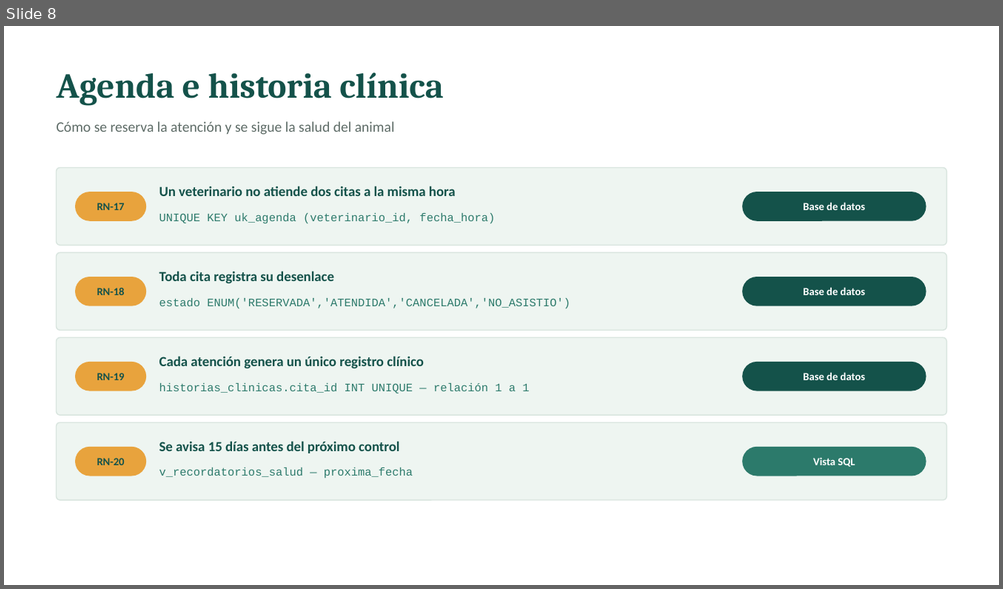
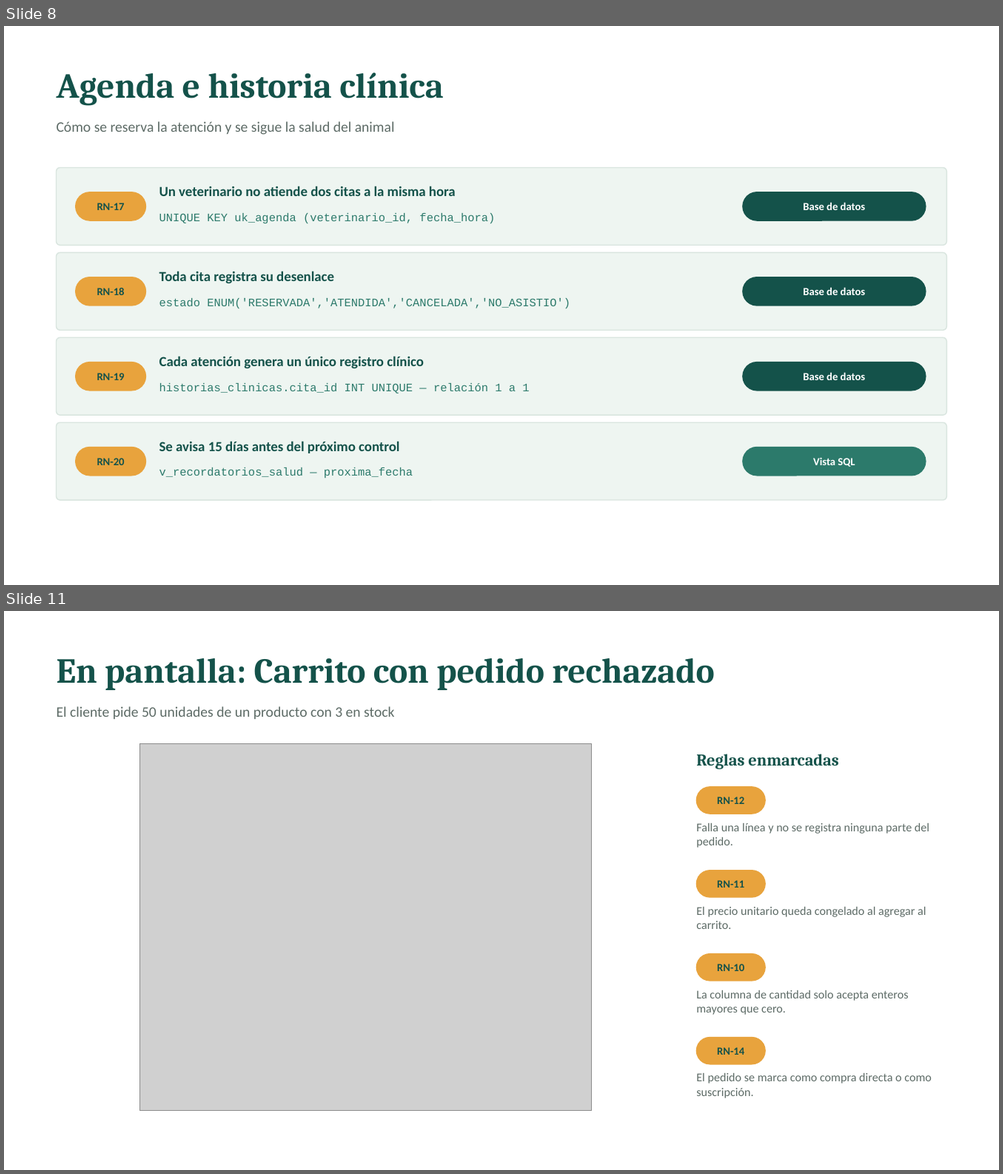
Before and after one commit to BrahamsCode/VetPetSurco, a slide deck: docs/presentacion/ReglasDeNegocio_VetPetConnect.pptx. Shown one above the other, each under a label of ours: slide 8 before the commit, slides 8 and 11 after it; the slides between them are not shown. The pictures are 1003x589 and 1003x1174 pixels, drawn with LibreOffice and Linux fonts; fonts in the diff are those of the drawing; grey boxes stand for pictures. Boxes give left, top, right and bottom in pixels: in the first picture for what was removed or moved away, otherwise in the second. Text is boxed around its words. In the diff, an @@ line names an element or a change of style, - is before the commit and + after.

```diff
--- a/docs/presentacion/ReglasDeNegocio_VetPetConnect.pptx
+++ b/docs/presentacion/ReglasDeNegocio_VetPetConnect.pptx
@@ slide 11 added at box(4, 611, 999, 1170), background #FFFFFF @@
@@ text added at box(57, 658, 714, 690), 34 pt, text #14524A, bold @@
+En pantalla: Carrito con pedido rechazado
@@ text added at box(57, 706, 394, 719), 14 pt, text #5D6B66 @@
+El cliente pide 50 unidades de un producto con 3 en stock
@@ picture added at box(141, 743, 592, 1111) @@
@@ text added at box(696, 754, 838, 769), 16 pt, text #14524A, bold @@
+Reglas enmarcadas
@@ rounded rectangle added at box(697, 787, 765, 814), fill #E8A33D, outline #E8A33D 1 pt @@
@@ text added at box(717, 797, 744, 804), 10.5 pt, text #14524A, bold @@
+RN-12
@@ text added at box(696, 823, 929, 848), 11.5 pt, text #5D6B66 @@
+Falla una línea y no se registra ninguna parte del pedido.
@@ rounded rectangle added at box(697, 871, 765, 897), fill #E8A33D, outline #E8A33D 1 pt @@
@@ text added at box(717, 880, 744, 888), 10.5 pt, text #14524A, bold @@
+RN-11
@@ text added at box(696, 907, 925, 929), 11.5 pt, text #5D6B66 @@
+El precio unitario queda congelado al agregar al carrito.
@@ rounded rectangle added at box(697, 954, 765, 981), fill #E8A33D, outline #E8A33D 1 pt @@
@@ text added at box(717, 964, 744, 971), 10.5 pt, text #14524A, bold @@
+RN-10
@@ text added at box(696, 991, 908, 1015), 11.5 pt, text #5D6B66 @@
+La columna de cantidad solo acepta enteros mayores que cero.
@@ rounded rectangle added at box(697, 1038, 765, 1065), fill #E8A33D, outline #E8A33D 1 pt @@
@@ text added at box(717, 1048, 744, 1055), 10.5 pt, text #14524A, bold @@
+RN-14
@@ text added at box(696, 1073, 931, 1099), 11.5 pt, text #5D6B66 @@
+El pedido se marca como compra directa o como suscripción.
```
Also in this commit, not shown: 1 slide changed, 6 other slides added, 38 other files.
